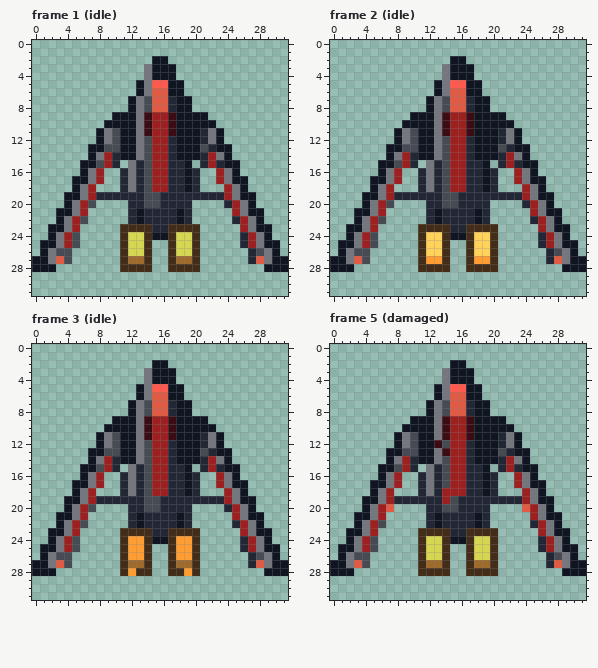
File history of a pixel-art file, assets/sources/enemies/interceptor.ase. Above, as it was before the edit.
32x32 pixels, 11 frames. Shown: frame 1 (idle), frame 2 (idle), frame 3 (idle), frame 5 (damaged). The commit also changed other frames, which this record leaves out.
New version:
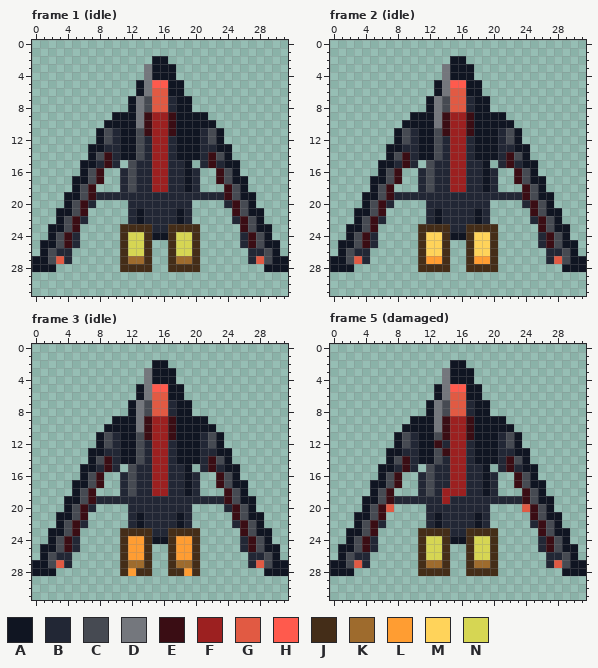
Palette (. is transparent): A #101522  B #222735  C #464a52  D #74777d  E #3a0d14  F #9c2020  G #e15a43  H #ff5a4d  J #442d18  K #9e6b2d  L #ff9d32  M #ffd35a  N #d6d653
What changed:
Changed rows in their new state; - is an unchanged pixel.
Frame 1 (idle), layers "Red Core and Markings", "Talon Blades", "Hull":
first column x 2:
11 -------CB--C--------C-------
12 -------CB--CB-------C-------
13 -------BB--CB------B--------
14 ------CE---CB-------EC------
15 ------BE--C-B-------E-------
16 -----CE---C-B--------EC-----
17 -----CE---C-B--------EC-----
18 ----CE----C-B---------EC----
19 ----CE------BB--------EC----
20 ---CEB------BB---------EC---
21 ---CE------------------EC---
22 --CEB-------------------EC--
23 --CE--------------------EC--
24 -CEB---------------------EC-
25 -CEB---------------------EC-
26 CBB-----------------------BC
27 C-B------------------------C
Frame 2 (idle), layers "Red Core and Markings", "Talon Blades", "Hull": the same change as frame 1 (idle)
Frame 3 (idle), layers "Red Core and Markings", "Talon Blades", "Hull": the same change as frame 1 (idle)
Frame 5 (damaged), layers "Red Core and Markings", "Talon Blades", "Hull":
first column x 2:
11 -------CB--C--------C-------
12 -------CB---B-------C-------
13 -------BB--C-------B--------
14 ------CE---CB-------EC------
15 ------BE--C-B-------E-------
16 -----CE---C-B--------EC-----
17 -----CE---C-B--------EC-----
18 ----CE----C-----------EC----
19 ----CE-------B--------EC----
20 ---CE-------BB---------EC---
21 ---CE------------------EC---
22 --CEB-------------------EC--
23 --CE--------------------EC--
24 -CEB---------------------EC-
25 -CEB---------------------EC-
26 CBB-----------------------BC
27 C-B------------------------C
